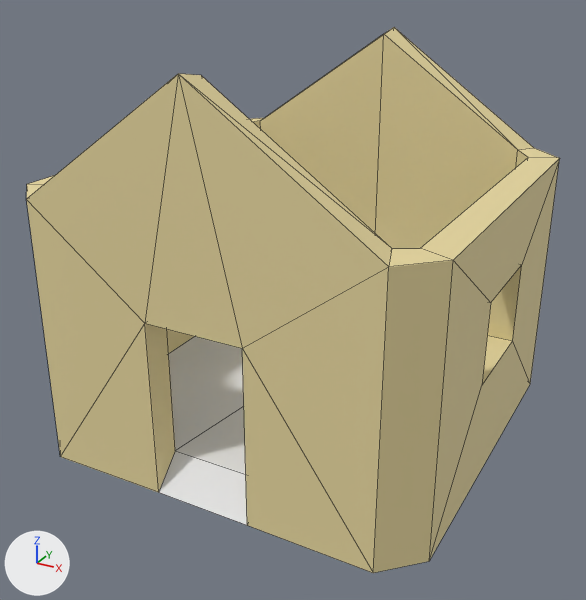
One commit to the FBX model Assets/Scenes/MainGame/Houses/6x6house.fbx: the scene before it, then after it.
Camera for both pictures: a 50 mm lens placed at (6.22, -11.85, 8.06), pointed at (-0.04, -0.48, 2.38). Arrows for +X, +Y and +Z are at lower left; the lights stay in place. Mesh edges are drawn as thin lines. Where no turn or scale is listed for an object, it has been applied to the vertices.
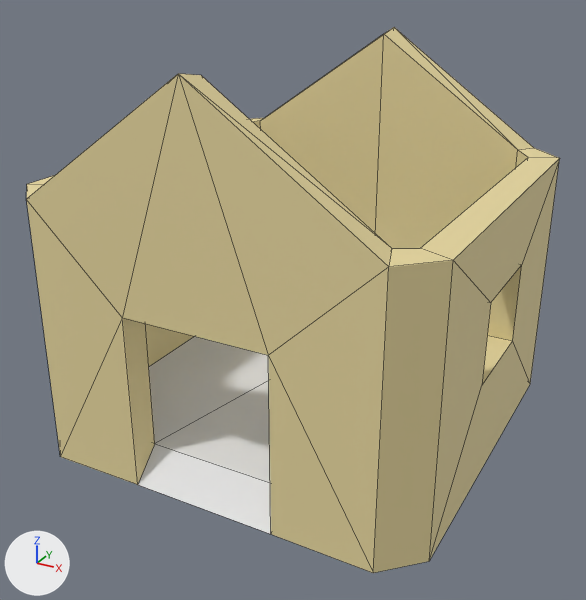
The change, as a diff of the scene's bpy script:
```diff
--- a/Assets/Scenes/MainGame/Houses/6x6house.fbx.py
+++ b/Assets/Scenes/MainGame/Houses/6x6house.fbx.py
@@ me_plane_025 @@
 me_plane_025.from_pydata(...)  # 62 vertices, 71 faces; spans x -3.52..3.52, y -3.52..3.52, z 0.0..6.59
 # used by ob_plane_047; location = (0.0, 0.0, 0.0)
 # before: 1 (-0.83, -3.0, 0.5) at pixel (175, 450), 2 (0.83, -3.0, 0.5), 5 (-0.83, -3.0, 3.0), 6 (0.83, -3.0, 3.0), 24 (-0.83, -3.5, 0.0) at pixel (158, 492)
 # before: 25 (0.83, -3.5, 0.0) at pixel (247, 525), 28 (-0.83, -3.5, 3.0) at pixel (144, 323), 29 (0.83, -3.5, 3.0) at pixel (242, 348)
+# me_plane_025 part 1
+for i in [1, 5, 24, 28]: me_plane_025.vertices[i].co += Vector((-0.42, 0.0, 0.0))
+for i in [2, 6, 25, 29]: me_plane_025.vertices[i].co += Vector((0.42, 0.0, 0.0))
 me_plane_025.materials.append(mat_floor)
```

Where the change shows, as pixel boxes [x1, y1, x2, y2] in the pictures (586 x 600 px; the box of a moved part takes in the faces that stretch with it):
part 1 of me_plane_025, moved or reshaped: [27, 74, 389, 573] in both
